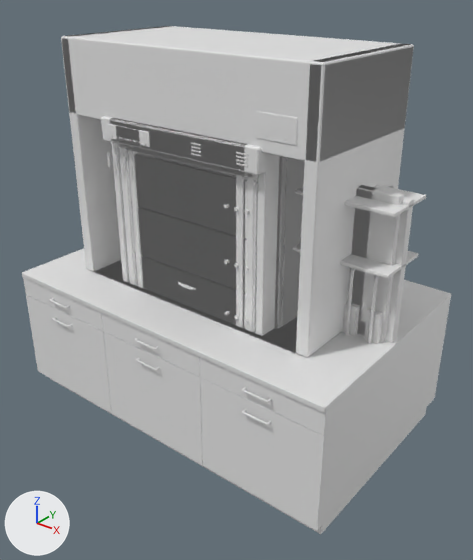
A saved change to the glTF model packs/kit_lab/meshes/appl.glb.
Before and after are seen from a 50 mm lens placed at (2.45, -2.99, 2.79), pointed at (0.12, -0.07, 0.98). The lights are fixed; the arrows at lower left show +X, +Y and +Z. The picture after the commit comes second.

In view in the first picture: 'bench_lab_island_01_carcass', 'bench_lab_island_01_fronts', 'bench_lab_island_01_top', 'cabinet_corrosive_01_r_shell', 'freezer_ult_02_innerdoors', 'freezer_ult_03_door_leaf', 'freezer_ult_03_head_shell', 'freezer_ult_03_innerdoors', 'freezer_ult_03_r_shell', 'fumehood_180_01_head_shell', 'fumehood_180_01_l_shell', 'fumehood_180_01_r_shell' and 42 more.
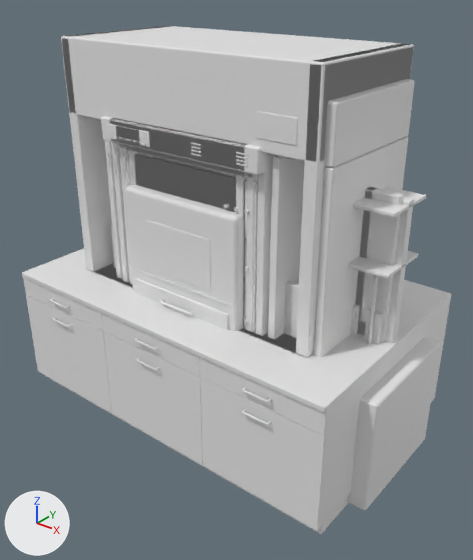
Where the change shows, as pixel boxes [x1, y1, x2, y2] in the pictures (473 x 560 px):
'bsc_class2_180_01_r_shell', added: after [313, 137, 408, 357]
'microscope_sem_01_desk_shell', added: after [347, 338, 440, 511]
'sequencer_floor_01_shell', added: after [125, 185, 244, 331]
'bsc_class2_180_01_head_shell', added: after [86, 79, 415, 168]
'bsc_class2_120_01_r_shell', added: after [268, 156, 305, 339]
'sequencer_floor_01_scr_lcd', added: after [146, 221, 210, 285]
'sequencer_floor_01_bay_leaf', added: after [134, 278, 229, 330]
'bsc_class2_120_01_l_shell', added: after [105, 141, 123, 278]
'microscope_tem_01_r_img', added: after [284, 285, 299, 338]
'sequencer_floor_01_scr_bezel', added: after [146, 220, 211, 292]
'sequencer_floor_01_strip', added: after [132, 267, 232, 307]
'sequencer_floor_01_bay_rail', added: after [160, 299, 194, 315]
'microscope_tem_01_r_mon', added (mostly hidden): after [286, 281, 299, 289]
'microscope_tem_01_l_img', added: after [111, 226, 116, 268]
'microscope_tem_01_l_mon', added (mostly hidden): after [110, 223, 115, 268]
'fumehood_180_01_r_shell', unchanged, covered by the edit: [296, 44, 414, 357] in both
'freezer_ult_03_innerdoors', unchanged, covered by the edit: [119, 151, 258, 332] in both
'freezer_ult_02_innerdoors', unchanged, covered by the edit: before [128, 154, 245, 325]; after [128, 154, 245, 323]
'cabinet_corrosive_01_r_shell', unchanged, covered by the edit: before [281, 158, 305, 327]

What changed in the scene script:
```text
Add me_microscope_tem_01_r_img:
    me_microscope_tem_01_r_img.from_pydata([(0.237, -0.31, 0.892), (0.237, -0.31, 1.208), (0.237, -0.31, 1.208), (0.237, -0.31, 0.892), (0.763, -0.31, 0.892), (0.763, -0.31, 1.208), (0.763, -0.31, 1.208), (0.763, -0.31, 0.892)], [], [(0, 2, 1), (0, 3, 2), (4, 5, 6), (4, 6, 7), (0, 7, 3), (0, 4, 7), (1, 2, 6), (1, 6, 5), (0, 5, 4), (0, 1, 5), (3, 7, 6), (3, 6, 2)])
Add me_microscope_tem_01_l_img:
    me_microscope_tem_01_l_img.from_pydata([(-0.763, -0.31, 0.892), (-0.763, -0.31, 1.208), (-0.763, -0.31, 1.208), (-0.763, -0.31, 0.892), (-0.237, -0.31, 0.892), (-0.237, -0.31, 1.208), (-0.237, -0.31, 1.208), (-0.237, -0.31, 0.892)], [], [(0, 2, 1), (0, 3, 2), (4, 5, 6), (4, 6, 7), (0, 7, 3), (0, 4, 7), (1, 2, 6), (1, 6, 5), (0, 5, 4), (0, 1, 5), (3, 7, 6), (3, 6, 2)])
Add me_sequencer_floor_01_scr_lcd:
    me_sequencer_floor_01_scr_lcd.from_pydata([(-0.244, -0.474, 1.138), (-0.244, -0.474, 1.414), (-0.244, -0.475, 1.414), (-0.244, -0.475, 1.138), (0.244, -0.474, 1.138), (0.244, -0.474, 1.414), (0.244, -0.475, 1.414), (0.244, -0.475, 1.138)], [], [(0, 2, 1), (0, 3, 2), (4, 5, 6), (4, 6, 7), (0, 7, 3), (0, 4, 7), (1, 2, 6), (1, 6, 5), (0, 5, 4), (0, 1, 5), (3, 7, 6), (3, 6, 2)])
Add ob_bsc_class2_180_01_head_shell:
    ob_bsc_class2_180_01_head_shell = bpy.data.objects.new('bsc_class2_180_01_head_shell', me_bsc_class2_180_01_head_shell)  # 56 vertices, 108 faces; spans x -0.95..0.95, y -0.4..0.4, z 1.93..2.23
    ob_bsc_class2_180_01_head_shell.location = (0.0, 0.0, 0.0)
Add ob_bsc_class2_180_01_r_shell:
    ob_bsc_class2_180_01_r_shell = bpy.data.objects.new('bsc_class2_180_01_r_shell', me_bsc_class2_180_01_r_shell)  # 56 vertices, 108 faces; spans x 0.9..0.95, y -0.4..0.4, z 0.86..1.93
    ob_bsc_class2_180_01_r_shell.location = (0.0, 0.0, 0.0)
Add ob_bsc_class2_120_01_r_shell:
    ob_bsc_class2_120_01_r_shell = bpy.data.objects.new('bsc_class2_120_01_r_shell', me_bsc_class2_120_01_r_shell)  # 56 vertices, 108 faces; spans x 0.6..0.65, y -0.4..0.4, z 0.86..1.93
    ob_bsc_class2_120_01_r_shell.location = (0.0, 0.0, 0.0)
Add ob_bsc_class2_120_01_l_shell:
    ob_bsc_class2_120_01_l_shell = bpy.data.objects.new('bsc_class2_120_01_l_shell', me_bsc_class2_120_01_l_shell)  # 56 vertices, 108 faces; spans x -0.65..-0.6, y -0.4..0.4, z 0.86..1.93
    ob_bsc_class2_120_01_l_shell.location = (0.0, 0.0, 0.0)
Add ob_microscope_sem_01_desk_shell:
    ob_microscope_sem_01_desk_shell = bpy.data.objects.new('microscope_sem_01_desk_shell', me_microscope_sem_01_desk_shell)  # 56 vertices, 108 faces; spans x 0.5..1.3, y -0.4..0.4, z 0.02..0.75
    ob_microscope_sem_01_desk_shell.location = (0.0, 0.0, 0.0)
Add ob_microscope_tem_01_r_img:
    ob_microscope_tem_01_r_img = bpy.data.objects.new('microscope_tem_01_r_img', me_microscope_tem_01_r_img)
    ob_microscope_tem_01_r_img.location = (0.0, 0.0, 0.0)
Add ob_microscope_tem_01_r_mon:
    ob_microscope_tem_01_r_mon = bpy.data.objects.new('microscope_tem_01_r_mon', me_microscope_tem_01_r_mon)  # 72 vertices, 132 faces; spans x 0.225..0.775, y -0.34..-0.18, z 0.78..1.22
    ob_microscope_tem_01_r_mon.location = (0.0, 0.0, 0.0)
Add ob_microscope_tem_01_l_img:
    ob_microscope_tem_01_l_img = bpy.data.objects.new('microscope_tem_01_l_img', me_microscope_tem_01_l_img)
    ob_microscope_tem_01_l_img.location = (0.0, 0.0, 0.0)
Add ob_microscope_tem_01_l_mon:
    ob_microscope_tem_01_l_mon = bpy.data.objects.new('microscope_tem_01_l_mon', me_microscope_tem_01_l_mon)  # 72 vertices, 132 faces; spans x -0.775..-0.225, y -0.34..-0.18, z 0.78..1.22
    ob_microscope_tem_01_l_mon.location = (0.0, 0.0, 0.0)
Add ob_sequencer_floor_01_strip:
    ob_sequencer_floor_01_strip = bpy.data.objects.new('sequencer_floor_01_strip', me_sequencer_floor_01_strip)  # a box spanning x -0.4..0.4, y -0.474..-0.47, z 1.05..1.065
    ob_sequencer_floor_01_strip.location = (0.0, 0.0, 0.0)
Add ob_sequencer_floor_01_scr_lcd:
    ob_sequencer_floor_01_scr_lcd = bpy.data.objects.new('sequencer_floor_01_scr_lcd', me_sequencer_floor_01_scr_lcd)
    ob_sequencer_floor_01_scr_lcd.location = (0.0, 0.0, 0.0)
Add ob_sequencer_floor_01_scr_bezel:
    ob_sequencer_floor_01_scr_bezel = bpy.data.objects.new('sequencer_floor_01_scr_bezel', me_sequencer_floor_01_scr_bezel)  # 44 vertices, 84 faces; spans x -0.25..0.25, y -0.474..-0.468, z 1.1..1.42
    ob_sequencer_floor_01_scr_bezel.location = (0.0, 0.0, 0.0)
Add ob_sequencer_floor_01_bay_rail:
    ob_sequencer_floor_01_bay_rail = bpy.data.objects.new('sequencer_floor_01_bay_rail', me_sequencer_floor_01_bay_rail)  # 82 vertices, 160 faces; spans x -0.128..0.128, y -0.523..-0.485, z 0.922..0.938
    ob_sequencer_floor_01_bay_rail.location = (0.0, 0.0, 0.0)
Add ob_sequencer_floor_01_bay_leaf:
    ob_sequencer_floor_01_bay_leaf = bpy.data.objects.new('sequencer_floor_01_bay_leaf', me_sequencer_floor_01_bay_leaf)  # 56 vertices, 108 faces; spans x -0.38..0.38, y -0.485..-0.465, z 0.2..1.0
    ob_sequencer_floor_01_bay_leaf.location = (0.0, 0.0, 0.0)
Add ob_sequencer_floor_01_shell:
    ob_sequencer_floor_01_shell = bpy.data.objects.new('sequencer_floor_01_shell', me_sequencer_floor_01_shell)  # 152 vertices, 300 faces; spans x -0.43..0.43, y -0.47..0.47, z 0.03..1.59
    ob_sequencer_floor_01_shell.location = (0.0, 0.0, 0.0)
```
